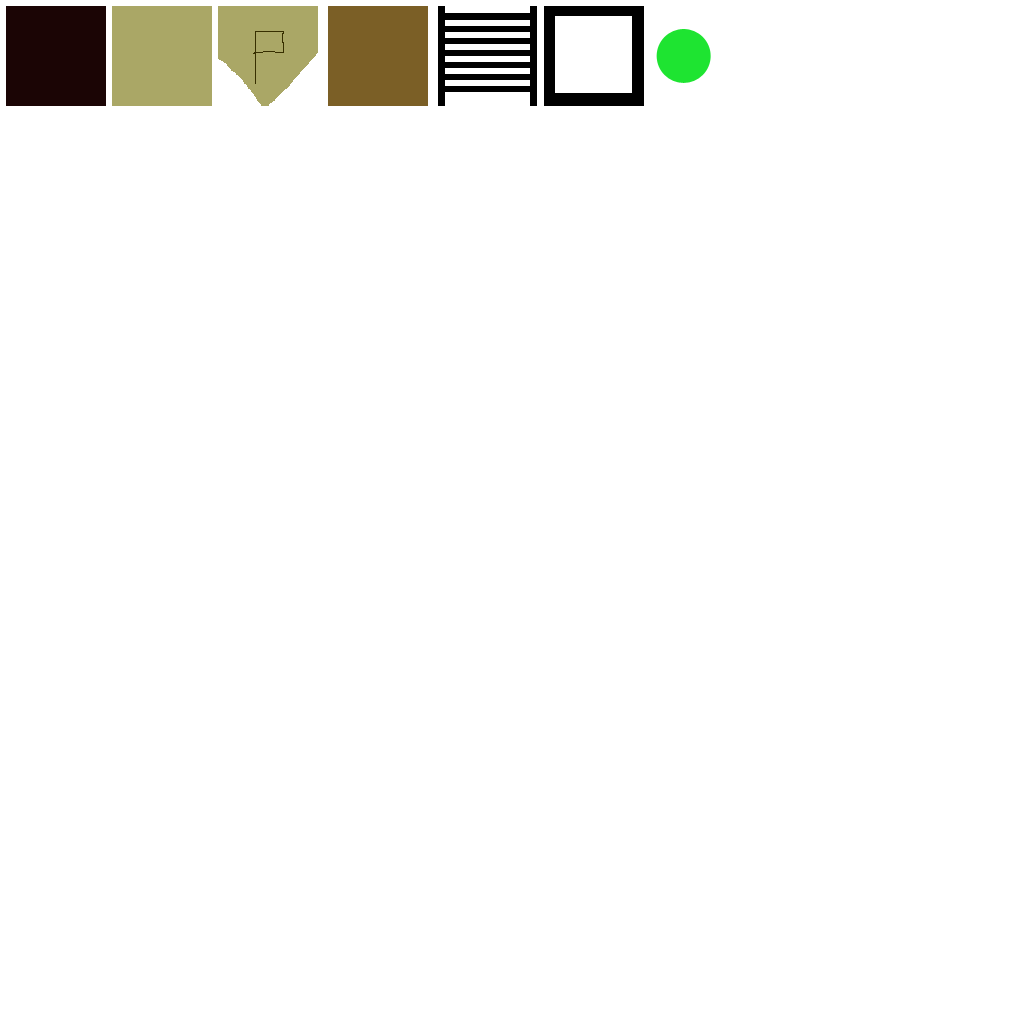
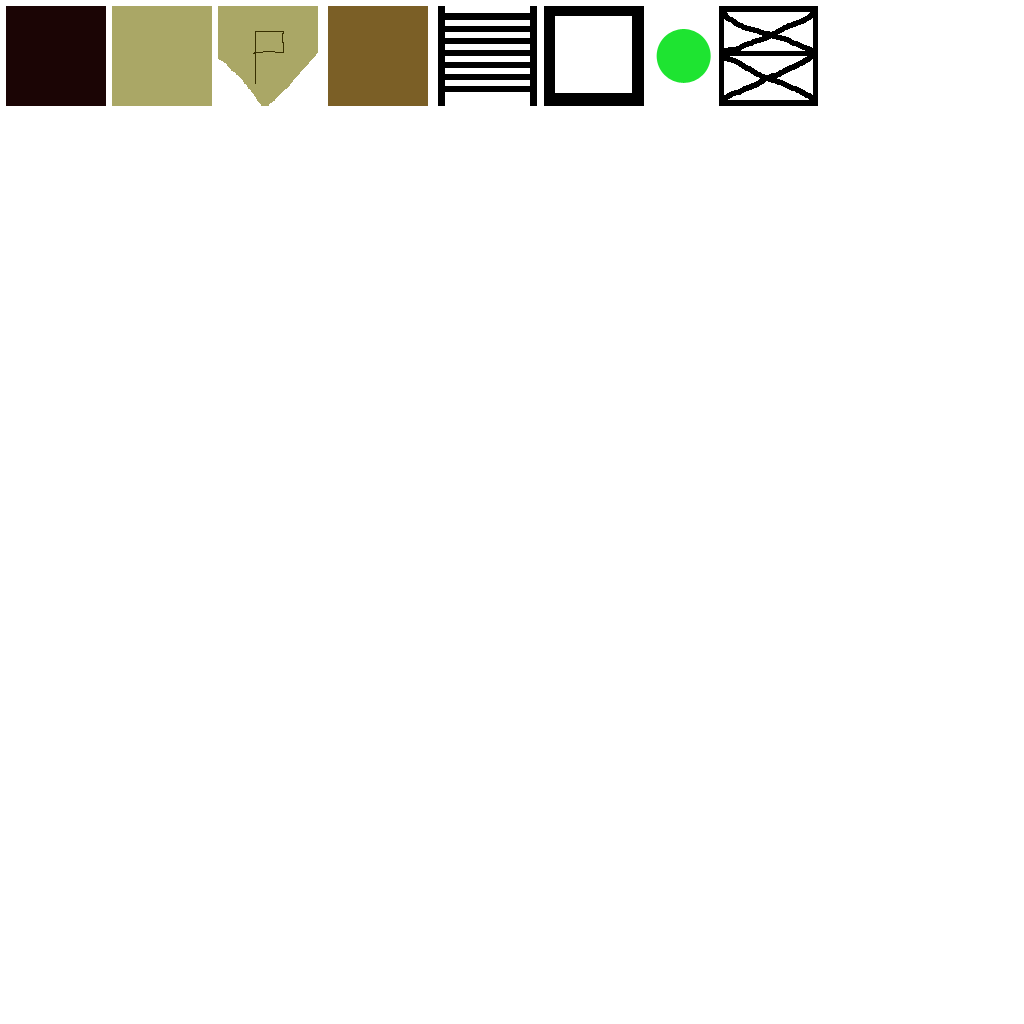
Layers edited between the first and the second 1024x1024 image:
added layer "Support" above "Dirt" over [719, 6, 818, 106]
